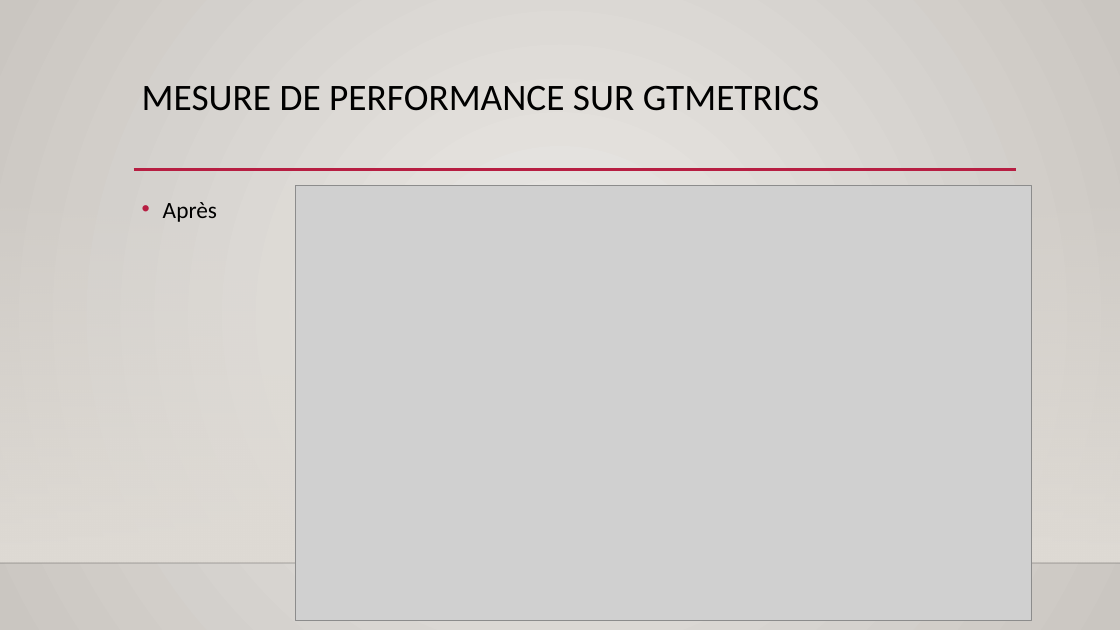
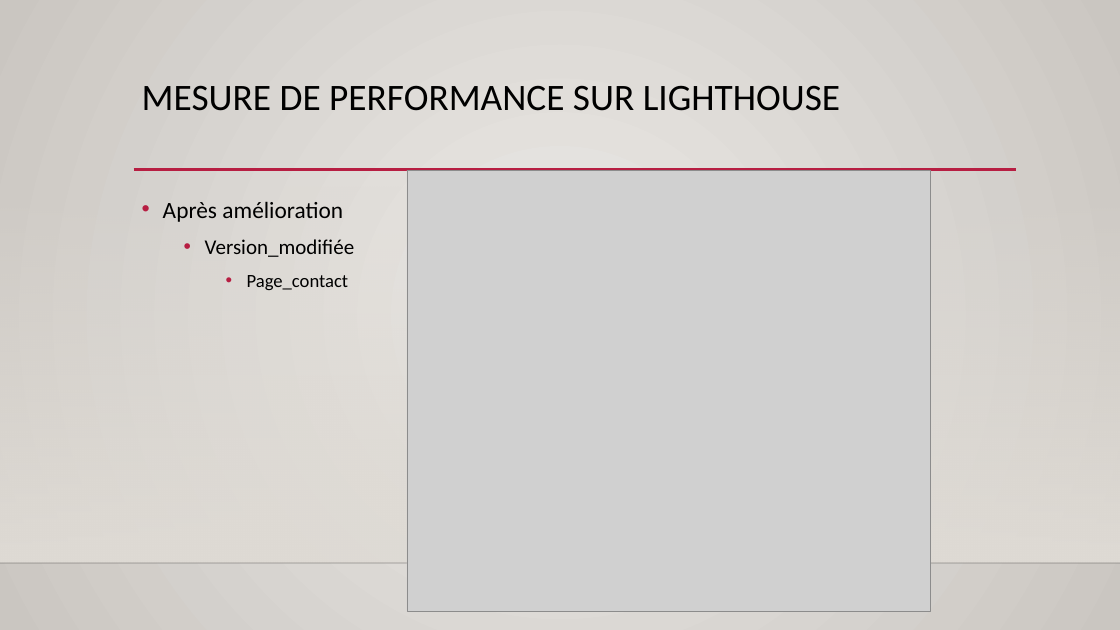
Before and after one commit to o-said/projet-4-la_chouette_agence, a slide deck: slide 5 of audit/Présentation du projet 4.pptx (slide 7 before the commit). Drawn at 1120x630 pixels with LibreOffice and Linux fonts; fonts in the diff are those of the drawing; grey boxes stand for pictures; background and template pictures are left out. Boxes give left, top, right and bottom in pixels: in the first picture for what was removed or moved away, otherwise in the second. Text is boxed around its words. In the diff, an @@ line names an element or a change of style, - is before the commit and + after.

```diff
--- a/audit/Présentation du projet 4.pptx
+++ b/audit/Présentation du projet 4.pptx
@@ title at (142, 85, 840, 111): text changed @@
-MESURE DE PERFORMANCE SUR GTMETRICS
+MESURE DE PERFORMANCE SUR LIGHTHOUSE
@@ picture: place and size @@
-picture at (296, 185, 1031, 620)
+picture at (408, 171, 931, 612)
@@ text at (163, 201, 354, 290): text changed @@
-• Après
+• Après amélioration
+  • Version_modifiée
+    • Page_contact
```
Also in this commit, not shown: 7 other slides changed, 10 slides added, 2 other files.
